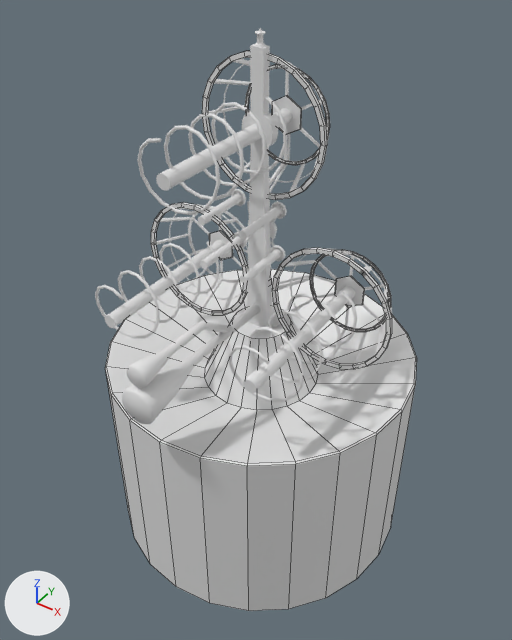
A saved change to the Blender file HS-356/Marisat_Antenna.blend.
One viewpoint serves both versions: a 50 mm camera at (2.12, -3.1, 1.34) aimed at (0.0, -0.04, -1.37). Every picture has the same lights, and +X, +Y and +Z are marked at lower left. Mesh edges are drawn as thin lines on the coarser meshes.

Script lines for the objects in view, before the commit:
```python
me_cube_002 = bpy.data.meshes.new('Cube.002')
me_cube_002.from_pydata(...)  # 76 vertices, 48 faces; spans x -2.5..2.5, y -1.0..0.3, z -41.6..1.0
me_cube_003 = bpy.data.meshes.new('Cube.003')
me_cube_003.from_pydata(...)  # 96 vertices, 97 faces; spans x -21.7..21.7, y 0.3..1.1, z -29.6..29.6
me_cylinder_015 = bpy.data.meshes.new('Cylinder.015')
me_cylinder_015.from_pydata(...)  # a 32-sided cylinder along z spanning x -1.0..1.0, y -1.0..1.0, z -19.1..6.7
ob_antennastaff = bpy.data.objects.new('AntennaStaff', me_cube_002)
ob_antennastaff.parent = ob_marisatantennaassembly
ob_antennastaff.location = (0.00352, 0.000393, 0.292)
ob_antennastaff.scale = (0.0412, 0.0412, 0.0412)
ob_antennastemright = bpy.data.objects.new('AntennaStemRight', me_cylinder_015)
ob_antennastemright.parent = ob_marisatantennaassembly
ob_antennastemright.location = (0.5, -0.014, -1.126)
ob_antennastemright.rotation_euler = (1.571, 0.0, 0.0)  # degrees (90, 0, 0)
ob_antennastemright.scale = (-0.0425, -0.0425, -0.0425)
ob_cube_002 = bpy.data.objects.new('Cube.002', me_cube_003)
ob_cube_002.location = (0.5, -0.014, -1.126)
ob_cube_002.rotation_euler = (0.0, 0.524, 0.0)  # degrees (0, 30, 0)
ob_cube_002.scale = (0.0188, 0.0271, 0.0138)
# also in view: 'SpringFace' at (0.0, -0.4, -0.12); 'Cube.008' at (-0.5, 0.13, -1.13); 'AntennaStemCenter' at (0.0, -0.26, -0.11); 'Cube.003' at (0.0, 0.01, -0.11); 'Cube.005' at (0.5, 0.13, -1.13)
```
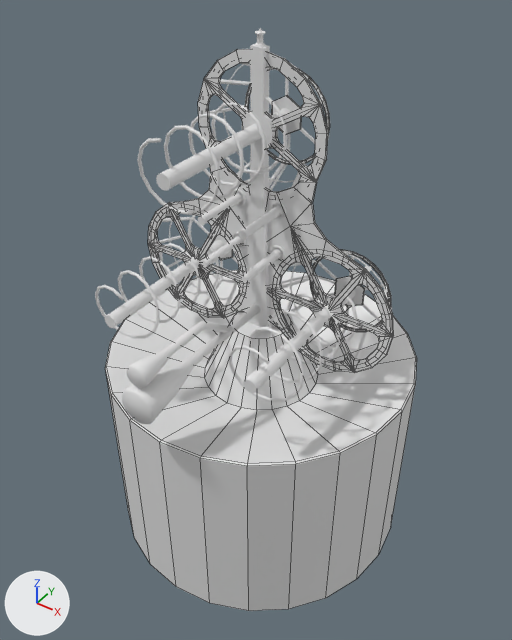
Boxes [x1, y1, x2, y2] around the edits, measured in the pictures (512 x 640 px):
'antennathingy.000', added: after [148, 49, 394, 373]
'Cube.003', unchanged, covered by the edit: before [202, 51, 327, 200]
'Cube.002', unchanged, covered by the edit: before [272, 248, 392, 369]

What the commit changed:
Material 'initialShadingGroup.000' (mat_initialshadinggroup_000) is new.
Its base color is (0.8, 0.8, 0.8) (white #e7e7e7).
Mesh me_antennathingy_000 is new.
It has 540 vertices, 710 faces and spans x -1.3..1.3, y 0.0..0.02, z -0.54..2.07.
It uses material mat_initialshadinggroup_000 (white #e7e7e7).
Object 'antennathingy.000' (ob_antennathingy_000) is new; it shows me_antennathingy_000.
Its location is (0.0, 0.0, -0.07).
Its rotation in degrees is (180, 0, 0).
Its scale is (0.714, 0.714, 0.714).
